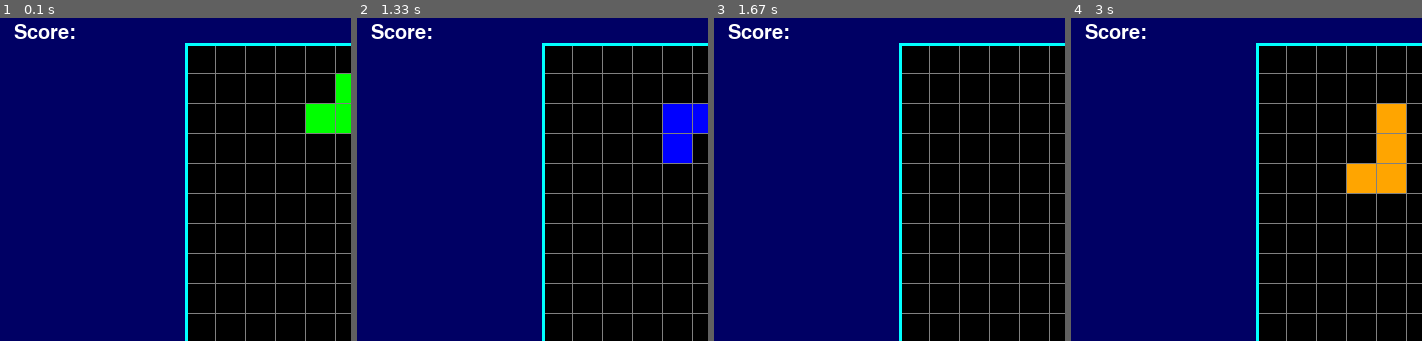
Above: before the commit, frames 1-4 (left to right).
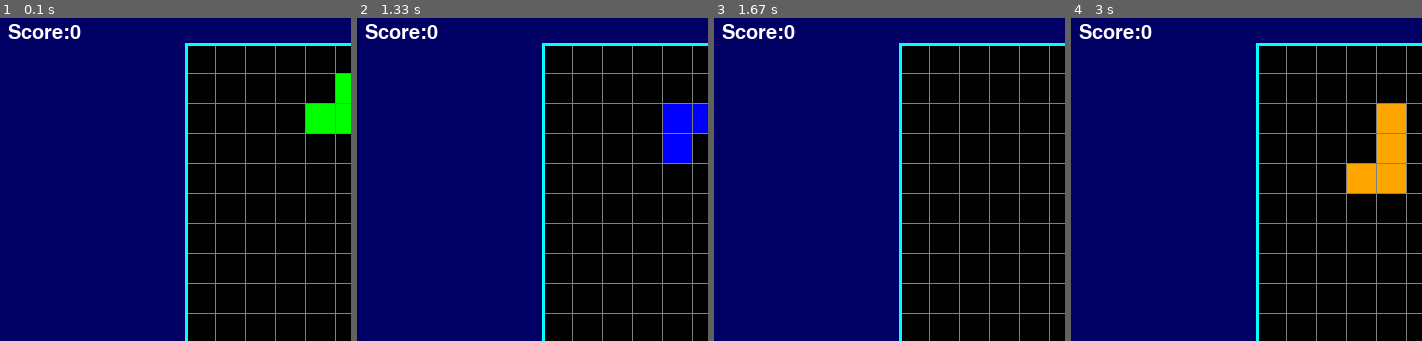
Above: after the commit, the same moments.

Repository: kzknakajima/TetrisPygame
Game: pygame game, started from tetris_pygame.py
The game is run twice, just before and just after one commit, with the same random seed, the same clock (stepped at 60 frames per second) and the same inputs.
Inputs:
- Up to frame 1 (0.1 s): no input
- Up to frame 2 (1.33 s): tap Right Shift at 0.33 s; hold Right 0.67-1.13 s; hold Up from 1.17 s (still down)
- Up to frame 3 (1.67 s): release Up at 1.47 s; hold Right from 1.5 s (still down); tap Right Shift at 1.65 s
- Up to frame 4 (3 s): release Right at 1.97 s; hold Left 2-2.53 s; hold Down 2.57-2.87 s; hold Left from 2.9 s (still down)
The pictures show only the part of the screen within x 6-56%, y 0-50%; the shares and areas given below are measured in that part.

The runs differ from the first frame. In frame 1, 0.6% of the frame differs, in the area x 2-24%, y 1-7%; in frame 2, 0.6%; in frame 3, 0.6%; in frame 4, 0.6%.

Commit message:
スコア表示

Diff:
--- a/Tetris_module.py
+++ b/Tetris_module.py
@@ -1,7 +1,7 @@
 # -*- coding: utf-8 -*-
 import pygame
 import copy
-from Tetris_sub_module import get_mino_positions,draw_gridlines
+from Tetris_sub_module import get_mino_positions,draw_gridlines,update_score
 
 s_width = 800 #display_size
 s_height = 700 #display_size
@@ -13,13 +13,13 @@
 
 
 #ゲーム画面を描画する関数
-def draw_window(surface,grid):
+def draw_window(surface,grid,score):
     surface.fill((0, 0, 100))#initialize
 
     #Score:
     pygame.font.init()
     font = pygame.font.SysFont('comicsans',30)#Font, Size
-    label = font.render('Score:',1,(255,255,255))#Top title, Color
+    label = font.render('Score:'+str(score),1,(255,255,255))#Top title, Color
     surface.blit(label,(110 - label.get_width()/2, 30))#Location
 
     #End Game: Enter "esc"
@@ -39,11 +39,13 @@
     pygame.draw.rect(surface,(0,255,255),(top_left_x,top_left_y,play_width,play_height),3)
 
 #消せるラインの判定と、そのラインを消す関数
-def clear_rows(locked_pos):
+def clear_rows(locked_pos,score):
     for i,row in enumerate(locked_pos):#i:index, row:values
         if (0,0,0) not in row: #列の中に黒色（背景色）がない（＝全てミノで埋まっている）場合
             for j in reversed(range(i)):#下の行から順番に
                 locked_pos[j+1] = copy.deepcopy(locked_pos[j])#１列下に置き換えていく
+            score = update_score(score)
+    return score
 
 #GameOverの判定を行う（不十分）
 def check_lost(locked_pos):
--- a/Tetris_sub_module.py
+++ b/Tetris_sub_module.py
@@ -24,3 +24,7 @@
         pygame.draw.line(surface,(128,128,128),(top_left_x+i*block_size,top_left_y),(top_left_x+i*block_size,top_left_y+play_height),1)
     for i in range(int(play_height/block_size)):
         pygame.draw.line(surface,(128,128,128),(top_left_x,top_left_y+i*block_size),(top_left_x+play_width,top_left_y+i*block_size),1)
+
+def update_score(score):
+    score += 100
+    return score
--- a/tetris_pygame.py
+++ b/tetris_pygame.py
@@ -235,6 +235,7 @@
     next_mino2 = get_shape()
     next_mino3 = get_shape()
 
+    score = 0
     run = True #While関数を走らせるためのフラグ
     time_t = (datetime.datetime.now()).second #秒数取得
     #ループ
@@ -260,7 +261,7 @@
                 next_mino = copy.deepcopy(next_mino2)
                 next_mino2 = copy.deepcopy(next_mino3)
                 next_mino3 = get_shape()
-                clear_rows(locked_positions)#ライン消し関数
+                score = clear_rows(locked_positions,score)#ライン消し関数
 
         #draw current_mino in grid
         for i in range(len(current_mino.shape[current_mino.rotation])):#4
@@ -268,7 +269,7 @@
                 if current_mino.shape[current_mino.rotation][j][i] == 1:
                     grid[j+current_mino.y][i+current_mino.x] = current_mino.color
 
-        draw_window(surface,grid)#play画面に表示
+        draw_window(surface,grid,score)#play画面に表示
         draw_next_shape(next_mino,next_mino2,next_mino3,surface)#次のミノを表示
         pygame.display.update()#画面更新
 
